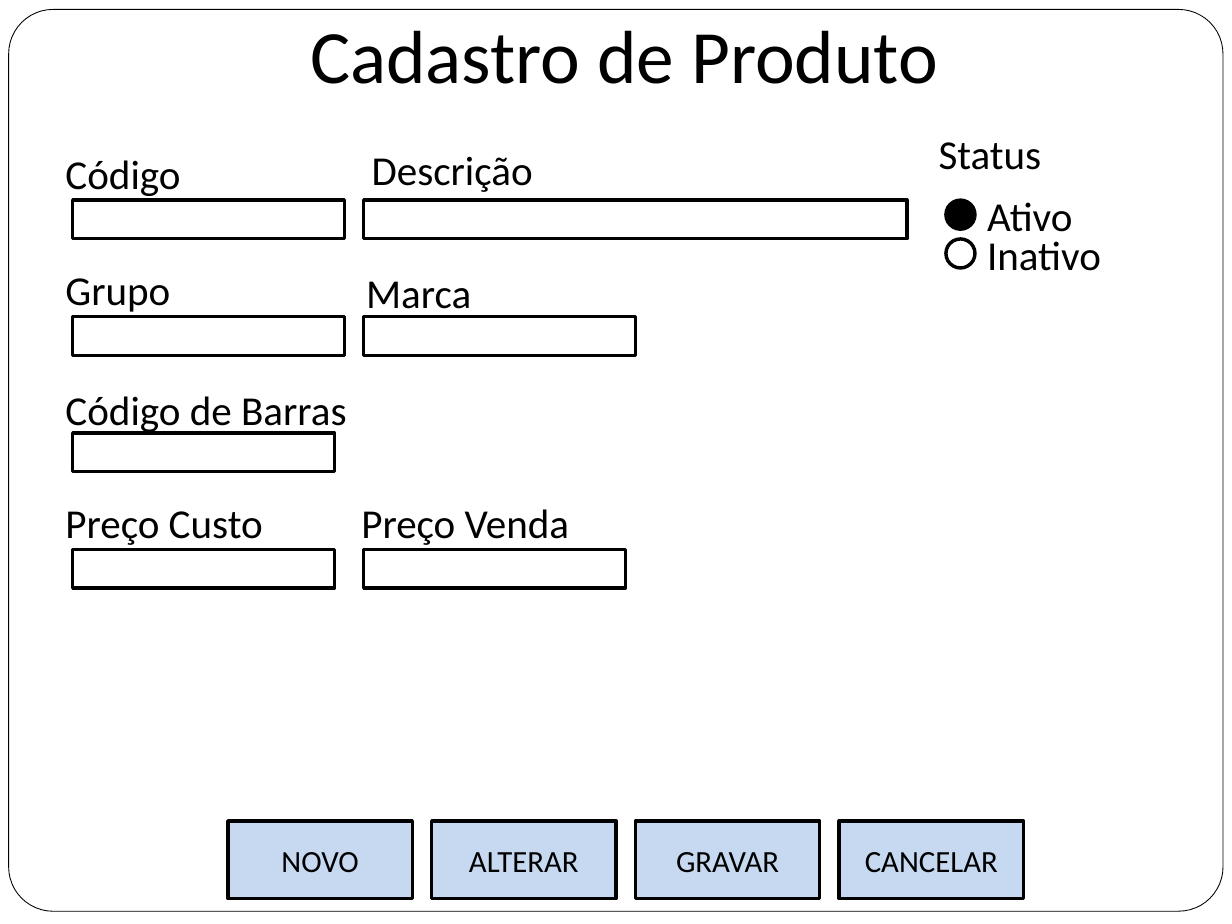
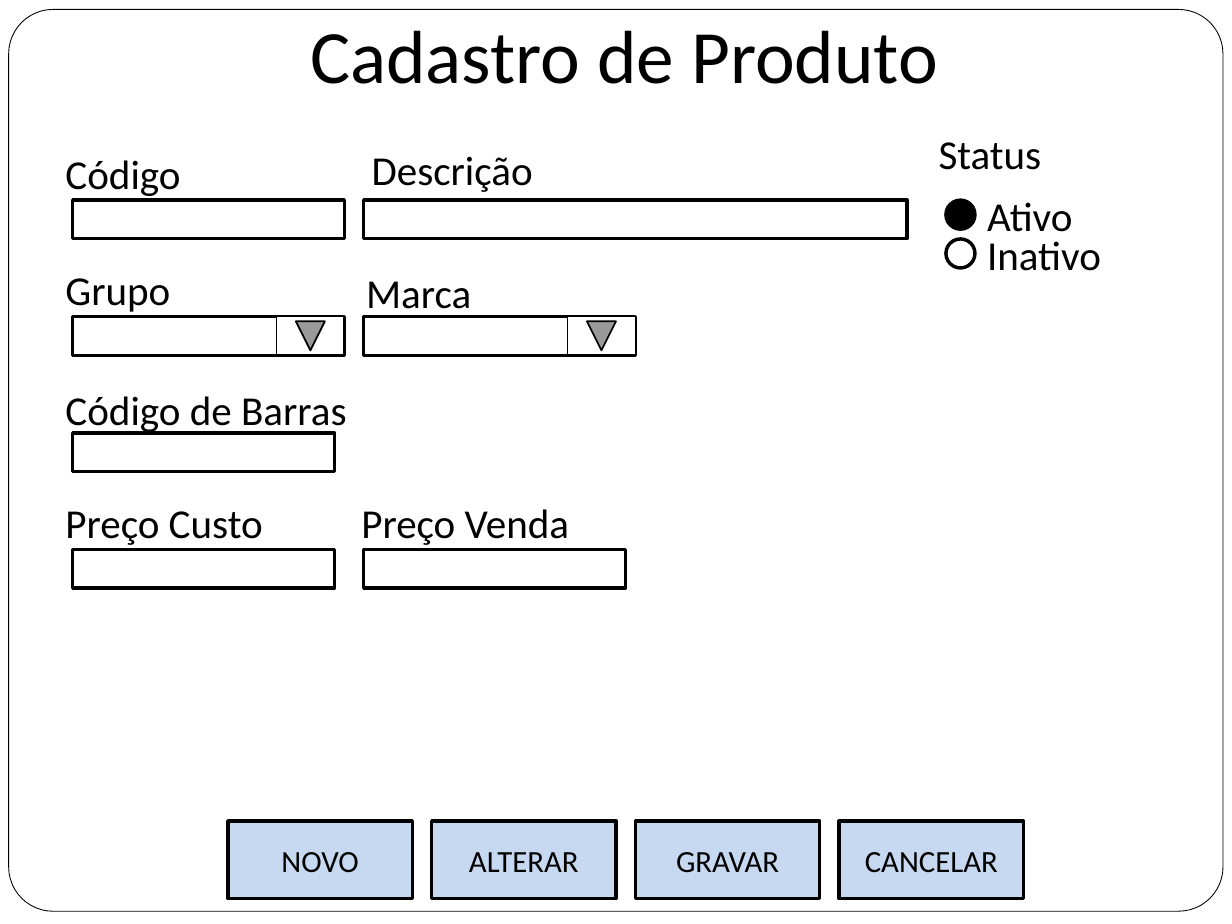
Before and after one commit to flaviochagas/PosGrupo4, a slide deck: slide 9 of Site/site/documentos/prototipos.pptx (slide 8 before the commit). Drawn at 1232x924 pixels with LibreOffice and Linux fonts; fonts in the diff are those of the drawing. Boxes give left, top, right and bottom in pixels: in the first picture for what was removed or moved away, otherwise in the second. Text is boxed around its words. In the diff, an @@ line names an element or a change of style, - is before the commit and + after.

```diff
--- a/Site/site/documentos/prototipos.pptx
+++ b/Site/site/documentos/prototipos.pptx
@@ action button forward next added at box(276, 317, 344, 355), fill #FFFFFF, outline #000000 1 pt @@
@@ action button forward next added at box(567, 317, 634, 355), fill #FFFFFF, outline #000000 1 pt @@
```
Also in this commit, not shown: 5 other slides changed, 1 slide added, 1 other file.
